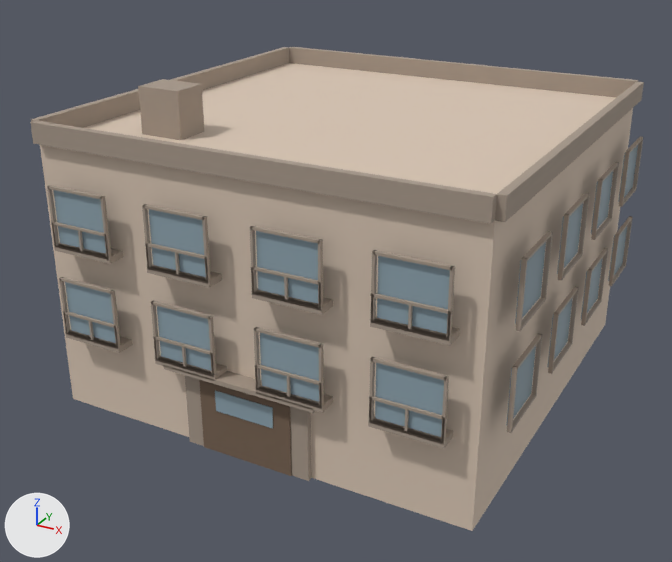
The glTF model public/buildings/residential_2x2_a.glb as it was, and as the next commit left it.
One viewpoint serves both versions: a 50 mm camera at (21.2, -19.8, 16.5) aimed at (7.0, 6.0, 3.6). Every picture has the same lights, and +X, +Y and +Z are marked at lower left. The first picture is the older version. Vertices at exactly the same position are counted once.

Names of what the first picture shows: 'residential_2x2_a_0'.
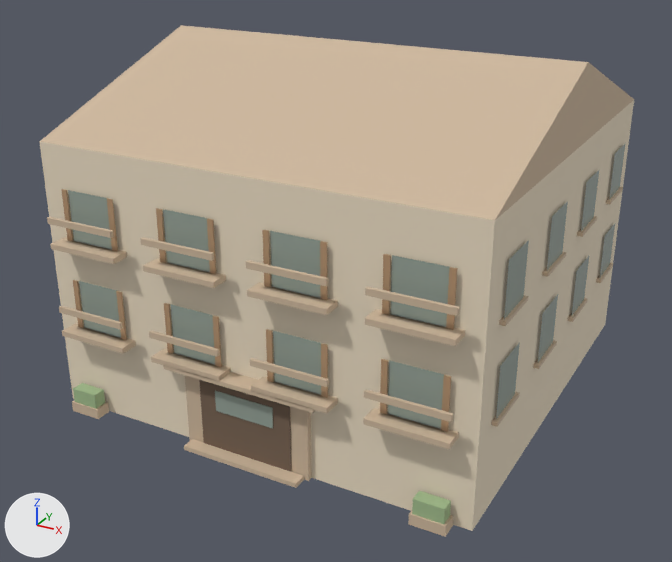
Boxes [x1, y1, x2, y2] around the edits, measured in the pictures (672 x 562 px):
'residential_2x2_a_0', recoloured, reshaped: before [30, 47, 644, 531]; after [39, 25, 634, 537]
part 1 of me_residential_2x2_a_0, added (mostly hidden): after [169, 353, 217, 367]
part 2 of me_residential_2x2_a_0, added (mostly hidden): after [271, 380, 322, 397]
part 3 of me_residential_2x2_a_0, added: after [387, 412, 444, 432]
part 4 of me_residential_2x2_a_0, added (beige): after [62, 323, 136, 354]
part 5 of me_residential_2x2_a_0, added (beige): after [59, 306, 123, 330]
part 6 of me_residential_2x2_a_0, added (beige): after [151, 349, 231, 382]
part 7 of me_residential_2x2_a_0, added (beige): after [149, 330, 220, 357]
part 8 of me_residential_2x2_a_0, added (beige): after [251, 377, 338, 413]
part 9 of me_residential_2x2_a_0, added (beige): after [250, 358, 329, 387]
part 10 of me_residential_2x2_a_0, added (beige): after [363, 408, 459, 450]
part 11 of me_residential_2x2_a_0, added (beige): after [364, 390, 453, 422]
part 12 of me_residential_2x2_a_0, added: after [491, 392, 520, 427]
part 13 of me_residential_2x2_a_0, added: after [533, 340, 557, 369]
part 14 of me_residential_2x2_a_0, added: after [567, 298, 588, 322]
part 15 of me_residential_2x2_a_0, added: after [596, 263, 613, 283]
part 16 of me_residential_2x2_a_0, added: after [70, 239, 114, 252]
part 17 of me_residential_2x2_a_0, added: after [165, 262, 210, 274]
part 18 of me_residential_2x2_a_0, deleted: before [47, 79, 643, 448]
part 19 of me_residential_2x2_a_0, reshaped: before [30, 47, 644, 413]; after [47, 144, 625, 537]
part 20 of me_residential_2x2_a_0, added (beige): after [39, 25, 634, 220]

Edits to the bpy script that builds the scene:
```text
Change mat_residential_2x2_a_wall:
    mat_residential_2x2_a_wall.base_color: (0.7, 0.57, 0.46) -> (0.83, 0.72, 0.55)  # beige #dac7b5 -> beige #ebddc4
Change mat_residential_2x2_a_glass:
    mat_residential_2x2_a_glass.base_color: (0.28, 0.38, 0.44) -> (0.31, 0.37, 0.32)  # greyish blue #90a6b1 -> grey #97a499
Change mat_residential_2x2_a_trim:
    mat_residential_2x2_a_trim.base_color: (0.385, 0.314, 0.253) -> (0.62, 0.48, 0.34)  # beige #a7988a -> beige #ceb89e
Change me_residential_2x2_a_0:
    remove me_residential_2x2_a_0.from_pydata(...)  # 1668 vertices, 2520 faces; spans x -0.6..15.1, y -0.6..15.1, z 0.0..10.5
    add me_residential_2x2_a_0.from_pydata(...)  # 722 vertices, 958 faces; spans x -0.2..14.7, y -0.6..14.7, z 0.0..11.5
    me_residential_2x2_a_0 part 1: a new loose piece, a box spanning x 4.54..6.34, y -0.18..0.18, z 2.88..3.0, in mat_residential_2x2_a_trim (beige #ceb89e)
    me_residential_2x2_a_0 part 2: a new loose piece, a box spanning x 8.16..9.96, y -0.18..0.18, z 2.88..3.0, in mat_residential_2x2_a_trim (beige #ceb89e)
    me_residential_2x2_a_0 part 3: a new loose piece, a box spanning x 11.79..13.59, y -0.18..0.18, z 2.88..3.0, in mat_residential_2x2_a_trim (beige #ceb89e)
    me_residential_2x2_a_0 part 4: a new loose piece, a box spanning x 0.56..3.06, y -0.62..0.02, z 2.82..3.0, in mat_residential_2x2_a_trim (beige #ceb89e)
    me_residential_2x2_a_0 part 5: a new loose piece, a box spanning x 0.56..3.06, y -0.62..-0.51, z 3.65..3.85, in mat_residential_2x2_a_trim (beige #ceb89e)
    me_residential_2x2_a_0 part 6: a new loose piece, a box spanning x 4.19..6.69, y -0.62..0.02, z 2.82..3.0, in mat_residential_2x2_a_trim (beige #ceb89e)
    me_residential_2x2_a_0 part 7: a new loose piece, a box spanning x 4.19..6.69, y -0.62..-0.51, z 3.65..3.85, in mat_residential_2x2_a_trim (beige #ceb89e)
    me_residential_2x2_a_0 part 8: a new loose piece, a box spanning x 7.81..10.31, y -0.62..0.02, z 2.82..3.0, in mat_residential_2x2_a_trim (beige #ceb89e)
    me_residential_2x2_a_0 part 9: a new loose piece, a box spanning x 7.81..10.31, y -0.62..-0.51, z 3.65..3.85, in mat_residential_2x2_a_trim (beige #ceb89e)
    me_residential_2x2_a_0 part 10: a new loose piece, a box spanning x 11.44..13.94, y -0.62..0.02, z 2.82..3.0, in mat_residential_2x2_a_trim (beige #ceb89e)
    me_residential_2x2_a_0 part 11: a new loose piece, a box spanning x 11.44..13.94, y -0.62..-0.51, z 3.65..3.85, in mat_residential_2x2_a_trim (beige #ceb89e)
    me_residential_2x2_a_0 part 12: a new loose piece, a box spanning x 14.32..14.68, y 0.91..2.71, z 2.88..3.0, in mat_residential_2x2_a_trim (beige #ceb89e)
    me_residential_2x2_a_0 part 13: a new loose piece, a box spanning x 14.32..14.68, y 4.54..6.34, z 2.88..3.0, in mat_residential_2x2_a_trim (beige #ceb89e)
    me_residential_2x2_a_0 part 14: a new loose piece, a box spanning x 14.32..14.68, y 8.16..9.96, z 2.88..3.0, in mat_residential_2x2_a_trim (beige #ceb89e)
    me_residential_2x2_a_0 part 15: a new loose piece, a box spanning x 14.32..14.68, y 11.79..13.59, z 2.88..3.0, in mat_residential_2x2_a_trim (beige #ceb89e)
    me_residential_2x2_a_0 part 16: a new loose piece, a box spanning x 0.91..2.71, y -0.18..0.18, z 5.88..6.0, in mat_residential_2x2_a_trim (beige #ceb89e)
    me_residential_2x2_a_0 part 17: a new loose piece, a box spanning x 4.54..6.34, y -0.18..0.18, z 5.88..6.0, in mat_residential_2x2_a_trim (beige #ceb89e)
    me_residential_2x2_a_0 part 18: 200 loose pieces with 1600 vertices, spanning x -0.6..15.1, y -0.6..15.1, z 2.8..10.5, are deleted
    me_residential_2x2_a_0 part 19: 28 vertices removed from x -0.2..14.8, y -0.6..14.8, z 2.8..9.6; 456 vertices added at x -0.2..14.7, y -0.6..14.7, z 0.0..7.7
    me_residential_2x2_a_0 part 20: 2 vertices added at x 0.0..14.5, y 7.2, z 11.5
    other edits to the shape of me_residential_2x2_a_0 do not show in these pictures
    add me_residential_2x2_a_0.materials.append(mat_residential_2x2_a_sign)  # brown #b5936f
    add me_residential_2x2_a_0.materials.append(mat_residential_2x2_a_awning)  # greyish green #a0ba8b
```
